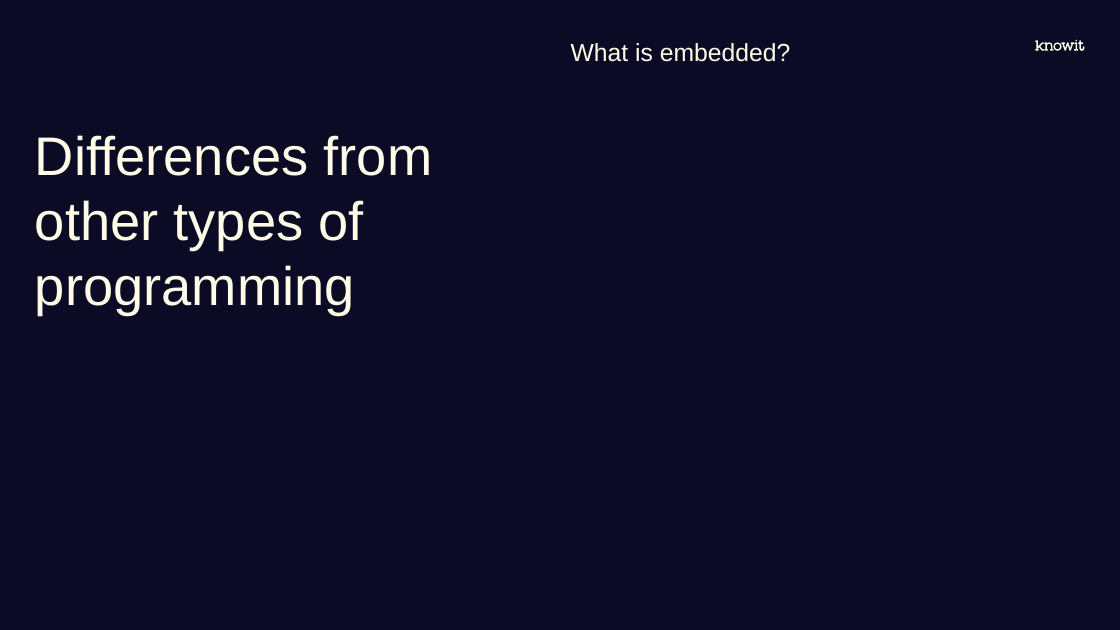
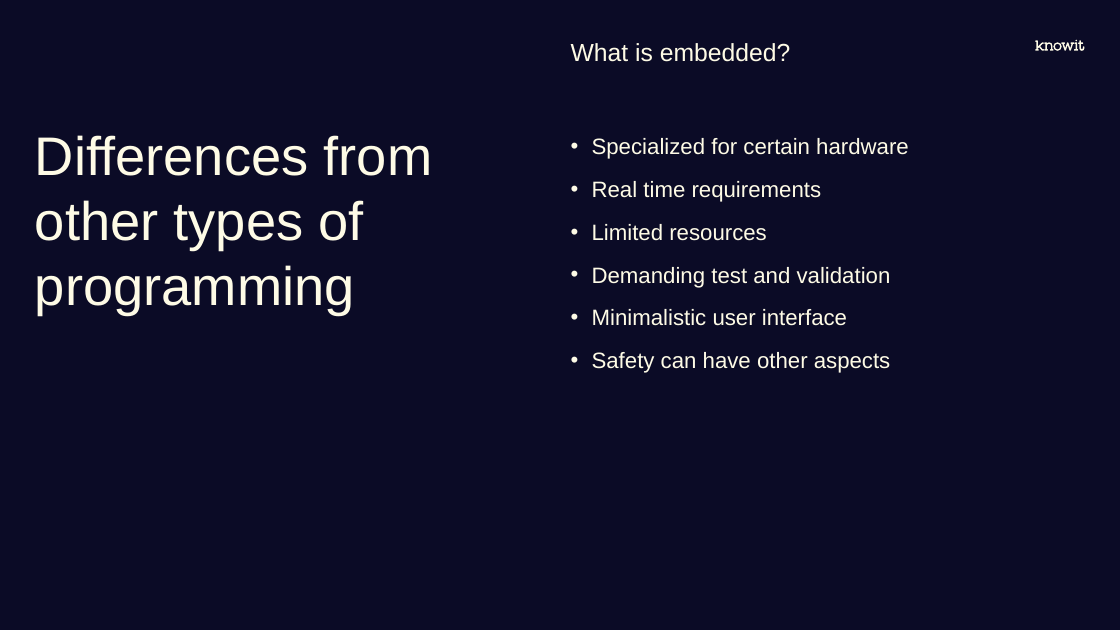
Before and after one commit to joelstr/knowit-embedded-academy, a slide deck: slide 15 of Introduction/Embedded academy - Intro.pptx. Drawn at 1120x630 pixels with LibreOffice and Linux fonts; fonts in the diff are those of the drawing; background and template pictures are left out. Boxes give left, top, right and bottom in pixels: in the first picture for what was removed or moved away, otherwise in the second. Text is boxed around its words. In the diff, an @@ line names an element or a change of style, - is before the commit and + after.

```diff
--- a/Introduction/Embedded academy - Intro.pptx
+++ b/Introduction/Embedded academy - Intro.pptx
@@ text added at box(592, 138, 909, 373), 18 pt, text #FEFBE6 @@
+• Specialized for certain hardware
+• Real time requirements
+• Limited resources
+• Demanding test and validation
+• Minimalistic user interface
+• Safety can have other aspects
```
Also in this commit, not shown: 5 other slides changed, 3 slides added, 1 other file.
